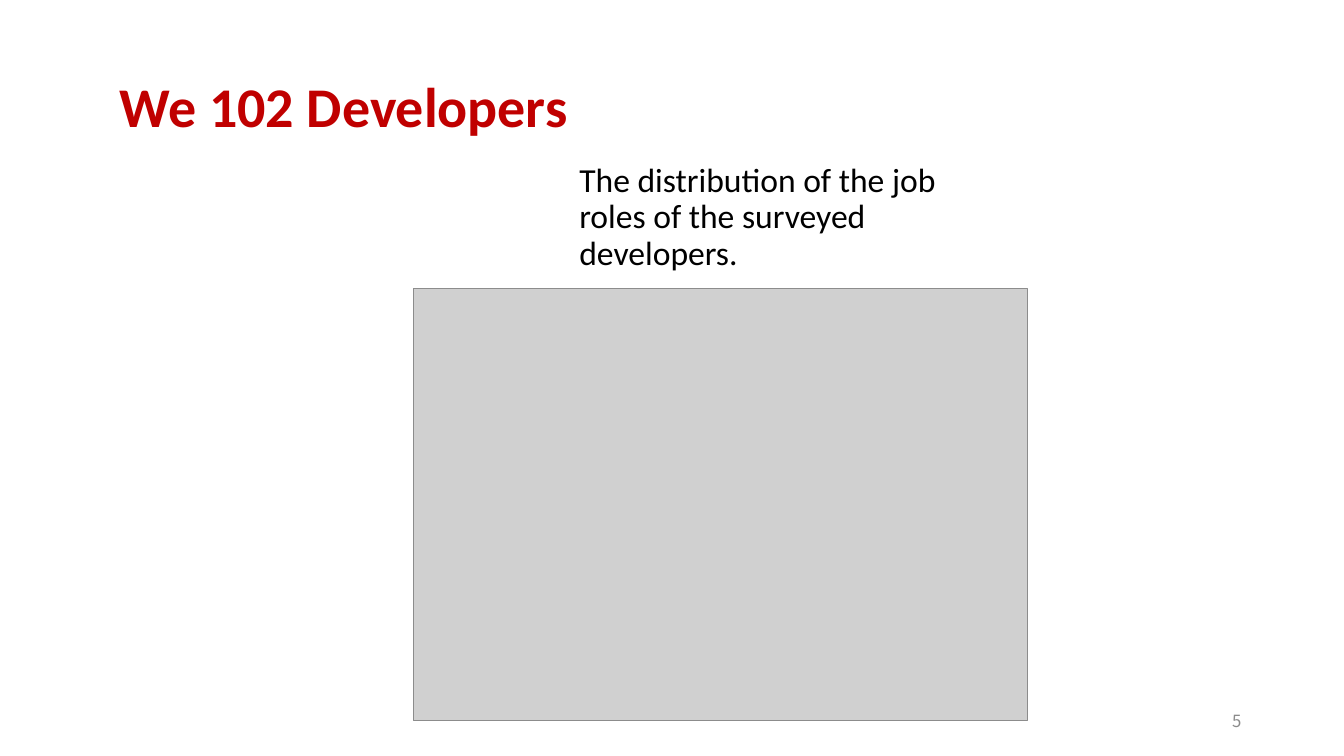
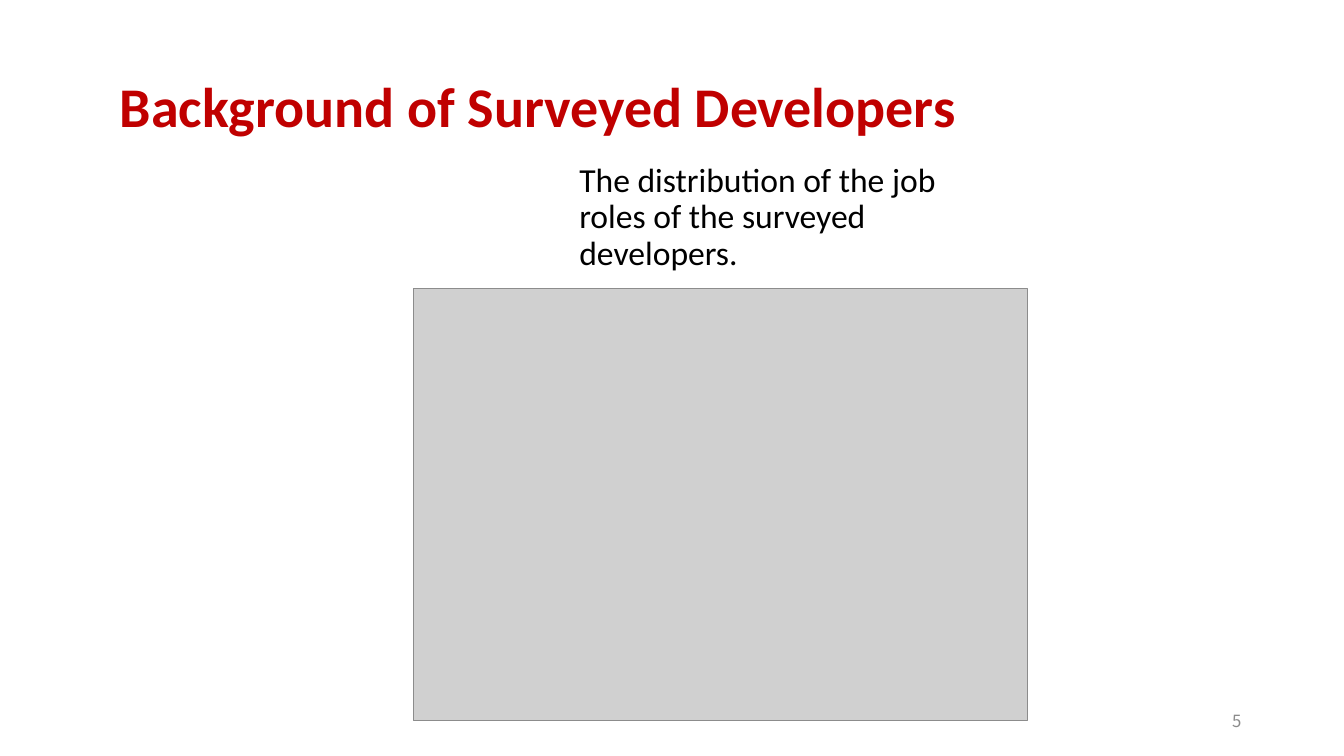
Before and after one commit to aidanby/aidanby.github.io, a slide deck: slide 5 of files/icse22.pptx. Drawn at 1344x756 pixels with LibreOffice and Linux fonts; fonts in the diff are those of the drawing; grey boxes stand for pictures. Boxes give left, top, right and bottom in pixels: in the first picture for what was removed or moved away, otherwise in the second. Text is boxed around its words. In the diff, an @@ line names an element or a change of style, - is before the commit and + after.

```diff
--- a/files/icse22.pptx
+++ b/files/icse22.pptx
@@ title at (x1=120, y1=87, x2=956, y2=137): text changed @@
-We 102 Developers
+Background of Surveyed Developers
```
Also in this commit, not shown: 14 other slides changed, 1 slide added.
